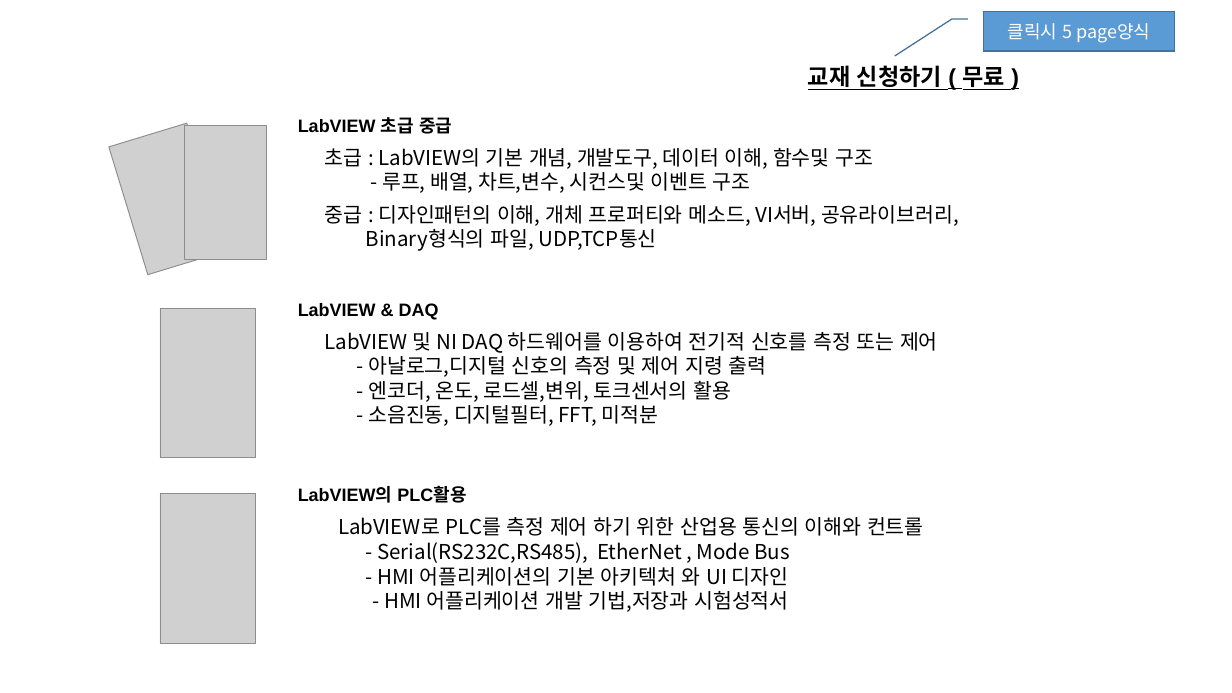
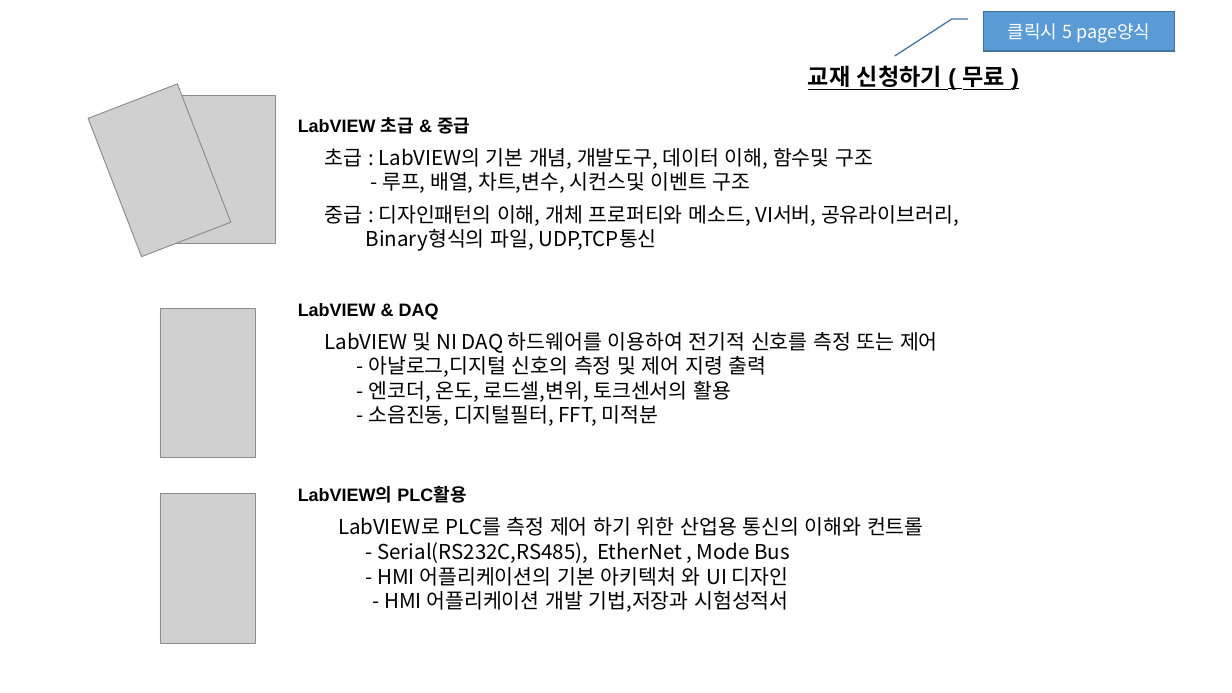
Before and after one commit to kimsung101/MadeHompy, a slide deck: slide 3 of 2018년 웹페이지 작업/고객 지원.pptx. Drawn at 1232x693 pixels with LibreOffice and Linux fonts; fonts in the diff are those of the drawing; grey boxes stand for pictures. Boxes give left, top, right and bottom in pixels: in the first picture for what was removed or moved away, otherwise in the second. Text is boxed around its words. In the diff, an @@ line names an element or a change of style, - is before the commit and + after.

```diff
--- a/2018년 웹페이지 작업/고객 지원.pptx
+++ b/2018년 웹페이지 작업/고객 지원.pptx
@@ picture at <box>88,84,231,256</box>: rotation 343 to 338 degrees @@
@@ picture: place and size @@
-picture at <box>185,126,266,260</box>
+picture at <box>176,95,275,243</box>
@@ text at <box>298,117,470,134</box>: text changed @@
-LabVIEW 초급 중급
+LabVIEW 초급 & 중급
```
Also in this commit, not shown: 1 other slide changed, 2 other files.
